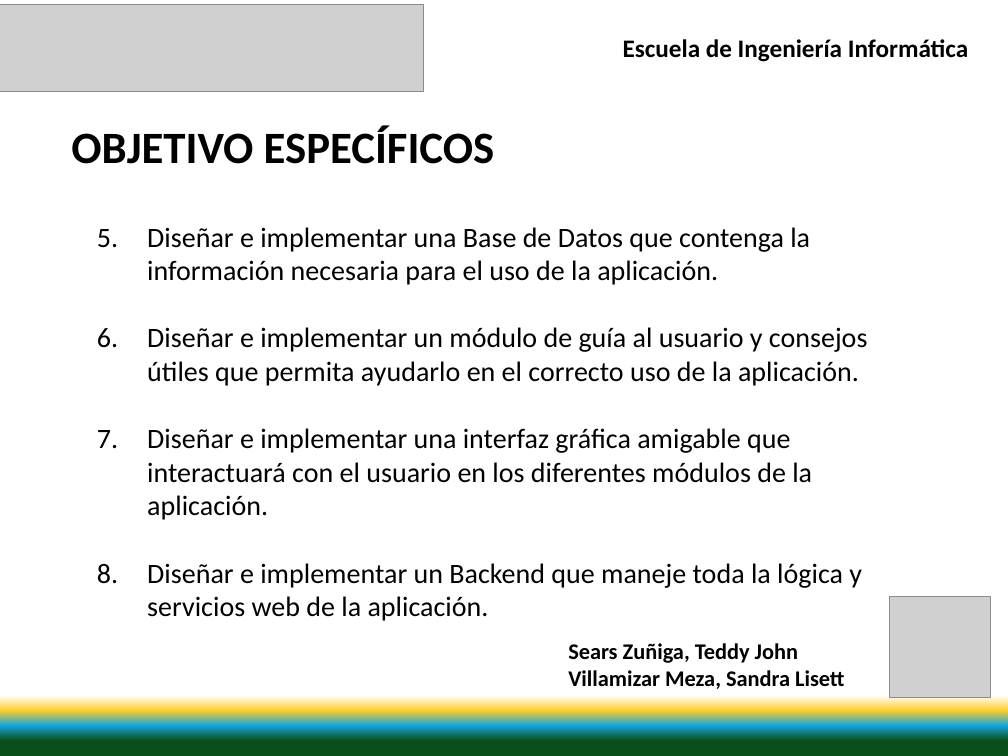
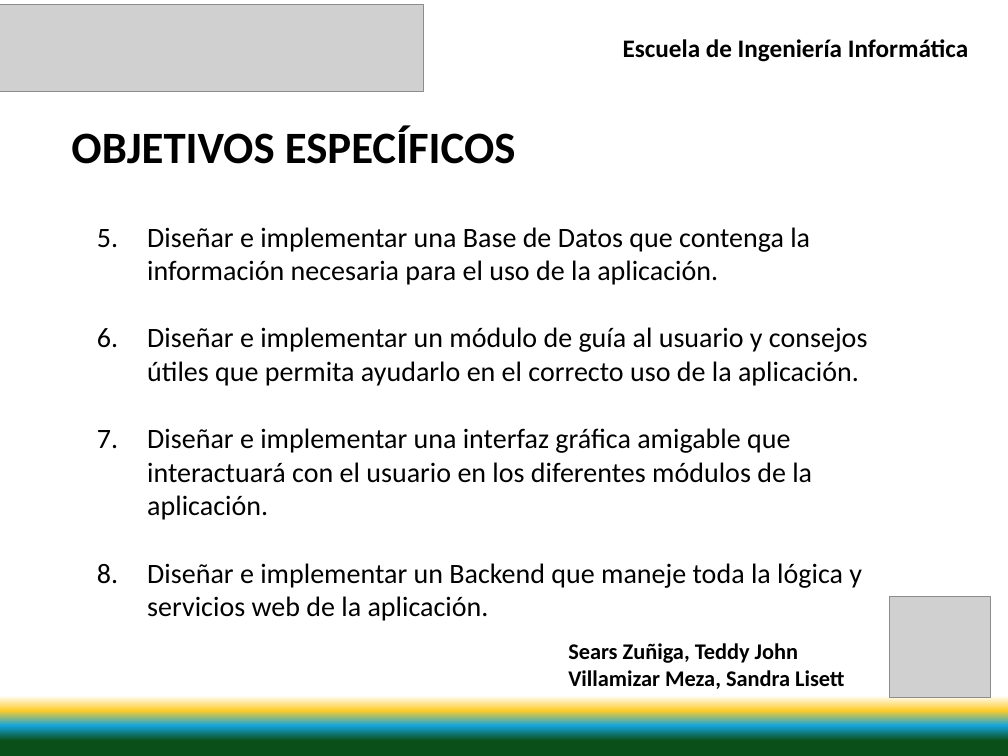
Before and after one commit to svillami/SanTed, a slide deck: slide 6 of Documentacion/Presentacion/Presentacion V1.0.pptx. Drawn at 1008x756 pixels with LibreOffice and Linux fonts; fonts in the diff are those of the drawing; grey boxes stand for pictures. Boxes give left, top, right and bottom in pixels: in the first picture for what was removed or moved away, otherwise in the second. Text is boxed around its words. In the diff, an @@ line names an element or a change of style, - is before the commit and + after.

```diff
--- a/Documentacion/Presentacion/Presentacion V1.0.pptx
+++ b/Documentacion/Presentacion/Presentacion V1.0.pptx
@@ text at [71,126,516,164]: text changed @@
-OBJETIVO ESPECÍFICOS
+OBJETIVOS ESPECÍFICOS
```
Also in this commit, not shown: 23 other slides changed, 11 slides added, 2 other files.
